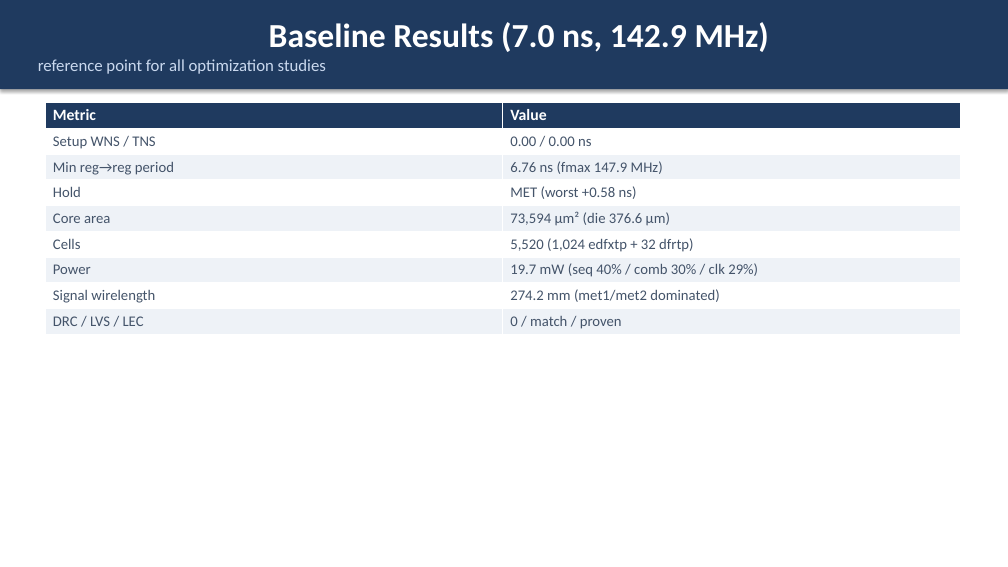
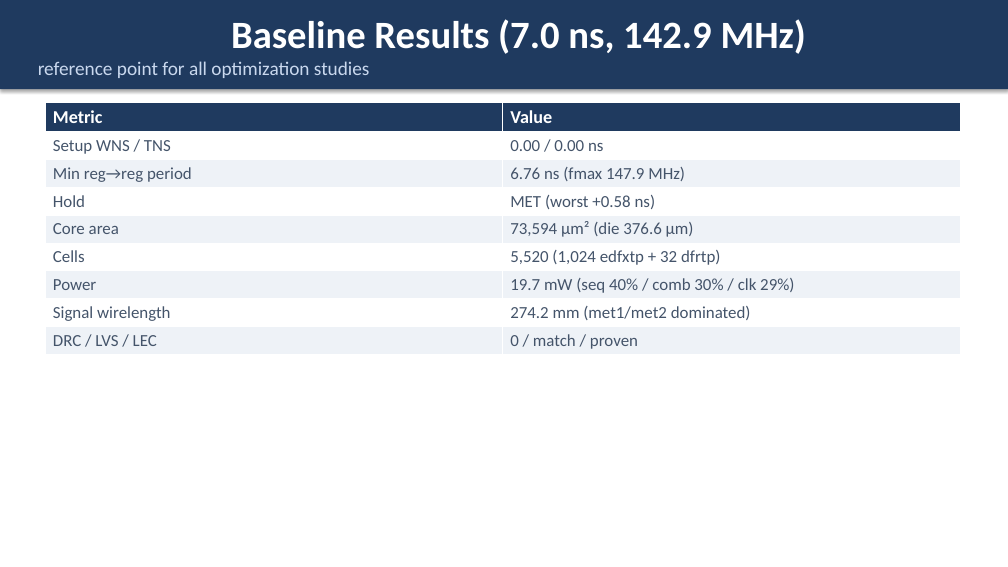
Before and after one commit to wuhannus/lunarch, a slide deck: slide 9 of flow/LUNARCH_AI_Driven_Chip_Design.pptx. Drawn at 1008x567 pixels with LibreOffice and Linux fonts; fonts in the diff are those of the drawing. Boxes give left, top, right and bottom in pixels: in the first picture for what was removed or moved away, otherwise in the second. Text is boxed around its words. In the diff, an @@ line names an element or a change of style, - is before the commit and + after.

```diff
--- a/flow/LUNARCH_AI_Driven_Chip_Design.pptx
+++ b/flow/LUNARCH_AI_Driven_Chip_Design.pptx
@@ rectangle "Baseline Results (7.0 ns, 142.9 ..." at <box>0,0,1008,89</box>: size 32 to 36.8 pt in "Baseline Results (7.0 ns, 142.9 MHz)"; size 16 to 18.4 pt in "reference point for all optimization studies" @@
@@ table at <box>45,102,960,353</box> @@
@@ size 15 to 17.2 pt in "Metric", "Value" @@
@@ size 14 to 16.1 pt @@
```
Also in this commit, not shown: 18 other slides changed, 1 slide added, 1 other file.
